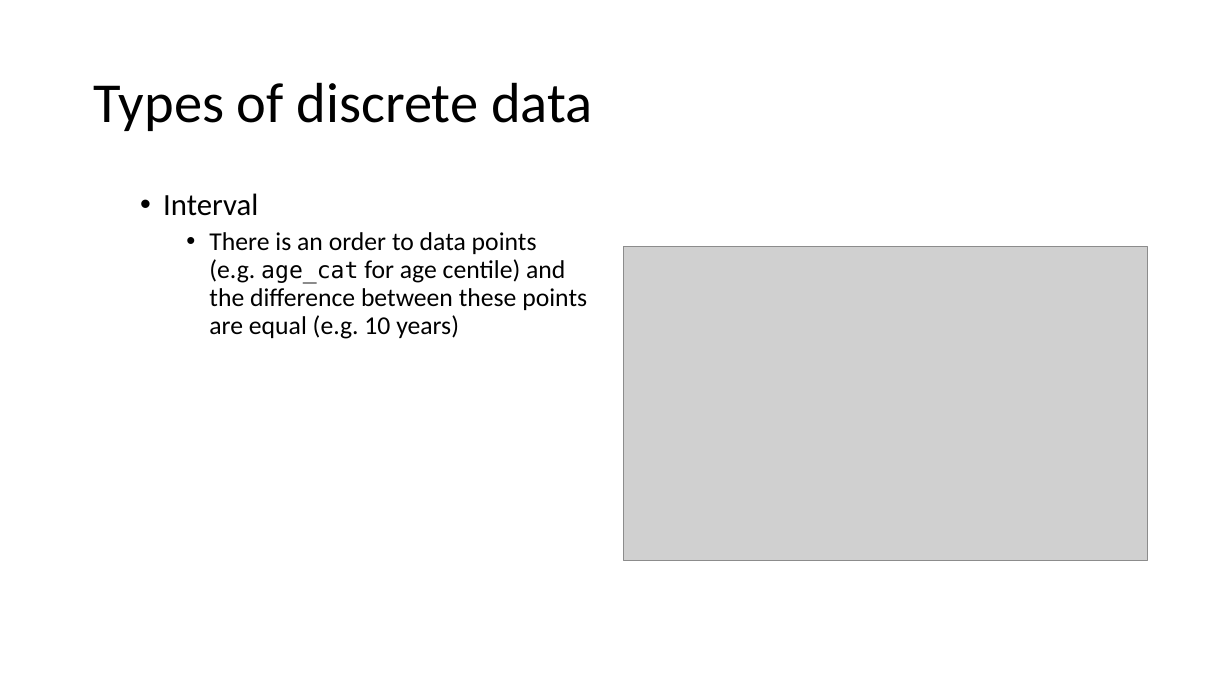
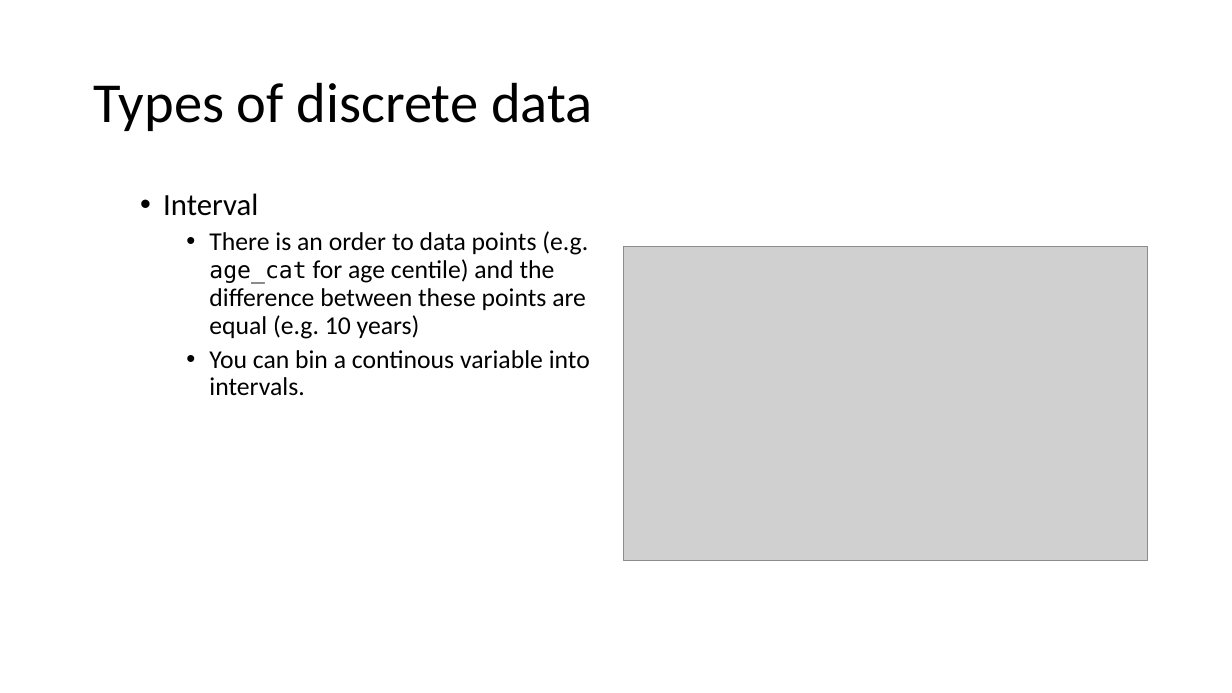
Before and after one commit to ClinicianCoders/ClinicianCoders, a slide deck: slide 11 of Workshops/Workshop6.pptx (slide 12 before the commit). Drawn at 1232x693 pixels with LibreOffice and Linux fonts; fonts in the diff are those of the drawing; grey boxes stand for pictures. Boxes give left, top, right and bottom in pixels: in the first picture for what was removed or moved away, otherwise in the second. Text is boxed around its words. In the diff, an @@ line names an element or a change of style, - is before the commit and + after.

```diff
--- a/Workshops/Workshop6.pptx
+++ b/Workshops/Workshop6.pptx
@@ text at [209,350,590,396]: paragraph added @@
+    • You can bin a continous variable into intervals.
```
Also in this commit, not shown: 9 other slides changed, 3 slides removed, 7 other files.
